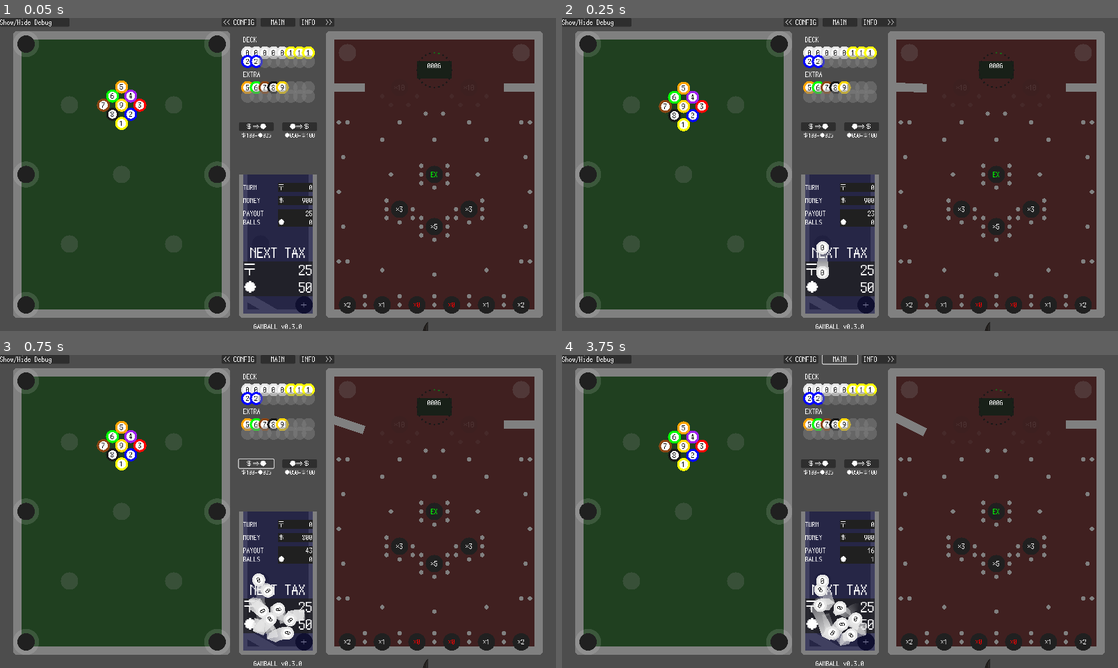
Above: before the commit, frames 1-4 (two rows, left to right).
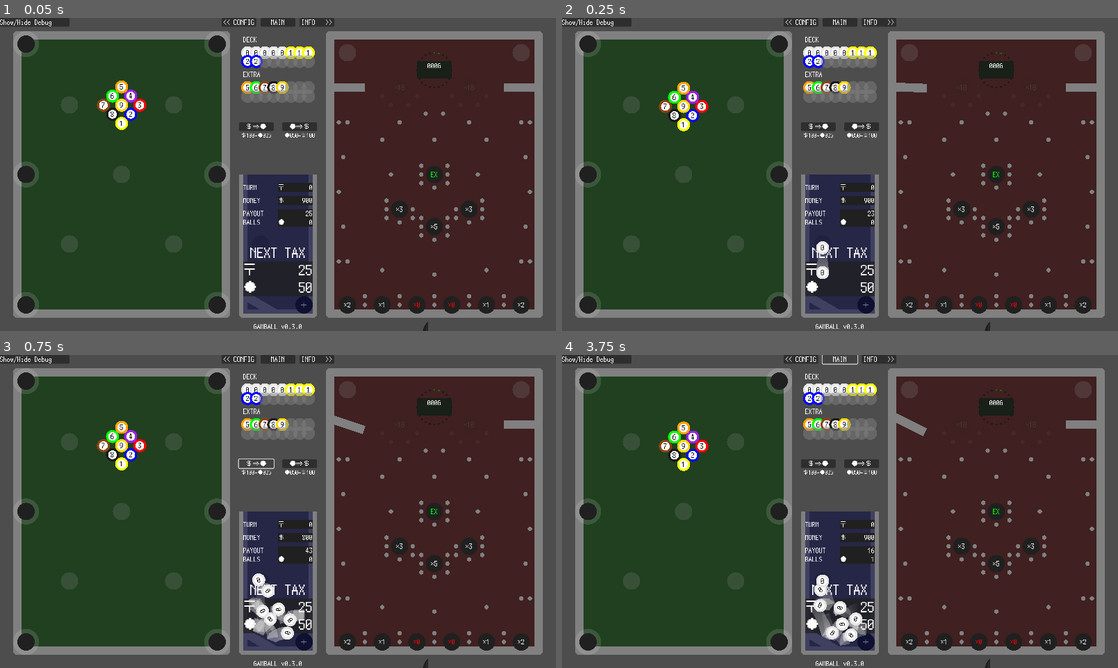
Above: after the commit, the same moments.

Repository: kamikoloss/gamball
Game: Godot game, scene res://scenes/main.tscn
Same seed, same stepped clock (60 frames per second), same inputs: the game is played once before the commit and once after it. Sound files missing from this copy of the repository are replaced by a short silence.
Inputs:
- Up to frame 1 (0.05 s): no input
- Up to frame 2 (0.25 s): no input
- Up to frame 3 (0.75 s): click "＄⇒●" at 0.5 s
- Up to frame 4 (3.75 s): click "●⇒＄" at 1.25 s; click "Show/Hide Debug" at 2 s; click "RestartGame" at 2.75 s; click "MAIN" at 3.5 s

Frame 1 is identical in both runs. In frame 2, less than 0.1% of the frame differs, in the area x 45-48%, y 75-81%; in frame 3, 0.5%; in frame 4, 0.5%, in the area x 44-55%, y 73-93%.

Commit message:
ボールの残像を薄めにした

Diff:
--- a/scripts/ball.gd
+++ b/scripts/ball.gd
@@ -81,10 +81,10 @@
 	# 残像
 	var gradient = Gradient.new()
 	if not is_active:
-		gradient.set_color(0, BALL_COLORS[0])
+		gradient.set_color(0, Color(BALL_COLORS[0], 0.5))
 		gradient.set_color(1, Color(BALL_COLORS[0], 0))
 	else:
-		gradient.set_color(0, BALL_COLORS[level])
+		gradient.set_color(0, Color(BALL_COLORS[level], 0.5))
 		gradient.set_color(1, Color(BALL_COLORS[level], 0))
 	_trail_line.gradient = gradient
 
